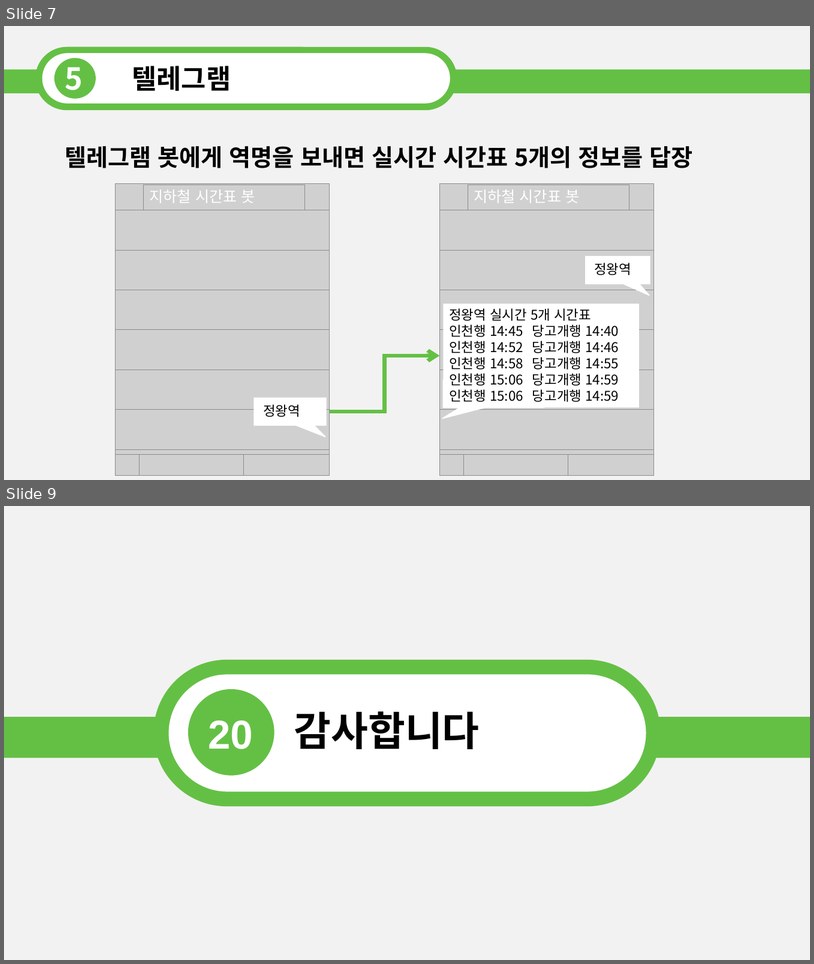
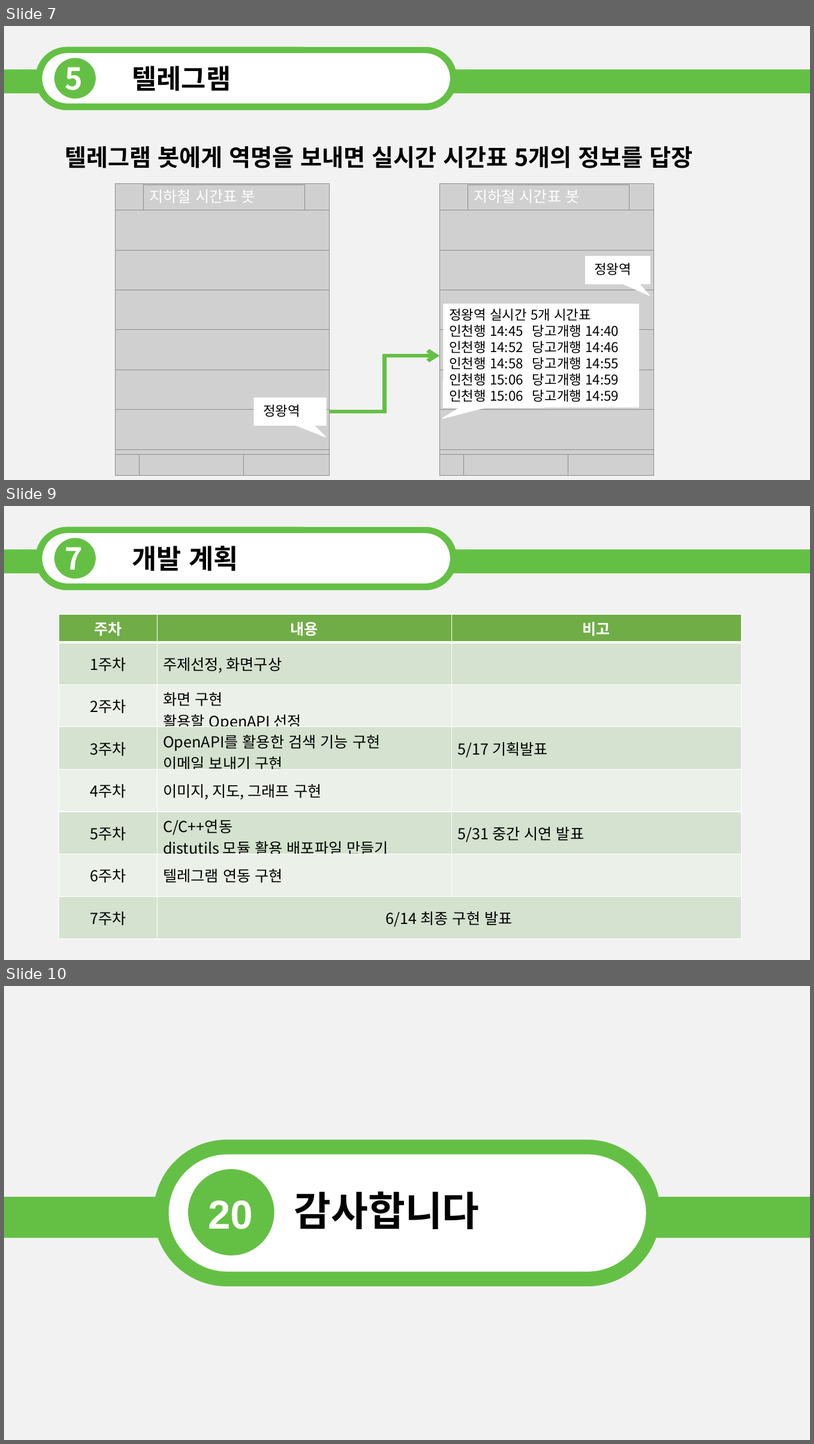
Before and after one commit to dev-kkyu/scriptlang, a slide deck: 기획발표_최종.pptx. Shown one above the other, each under a label of ours: slides 7 and 9 before the commit, slides 7, 9 and 10 after it; the slides between them are not shown. The pictures are 814x964 and 814x1444 pixels, drawn with LibreOffice and Linux fonts; fonts in the diff are those of the drawing; grey boxes stand for pictures. Boxes give left, top, right and bottom in pixels: in the first picture for what was removed or moved away, otherwise in the second. Text is boxed around its words. In the diff, an @@ line names an element or a change of style, - is before the commit and + after.

```diff
--- a/기획발표_최종.pptx
+++ b/기획발표_최종.pptx
@@ slide 9 added at [4,506,810,960], background #FFFFFF; not listed: 1 template element that a slide beside it also shows @@
@@ group added at [4,526,810,590]: 2 rounded rectangles, 2 texts, 1 rectangle, 1 ellipse @@
+7
+개발 계획
@@ table added at [59,614,743,939], 8 rows, 3 columns @@
+주차 | 내용 | 비고
+1주차 | 주제선정, 화면구상 | 
+2주차 | 화면 구현 / 활용할 OpenAPI 선정 | 
+3주차 | OpenAPI를 활용한 검색 기능 구현 / 이메일 보내기 구현 | 5/17 기획발표
+4주차 | 이미지, 지도, 그래프 구현 | 
+5주차 | C/C++연동 / distutils 모듈 활용 배포파일 만들기 | 5/31 중간 시연 발표
+6주차 | 텔레그램 연동 구현 | 
+7주차 | 6/14 최종 구현 발표 | 
@@ what was slide 9 is now slide 10 @@
```
Also in this commit, not shown: 4 slides changed.
